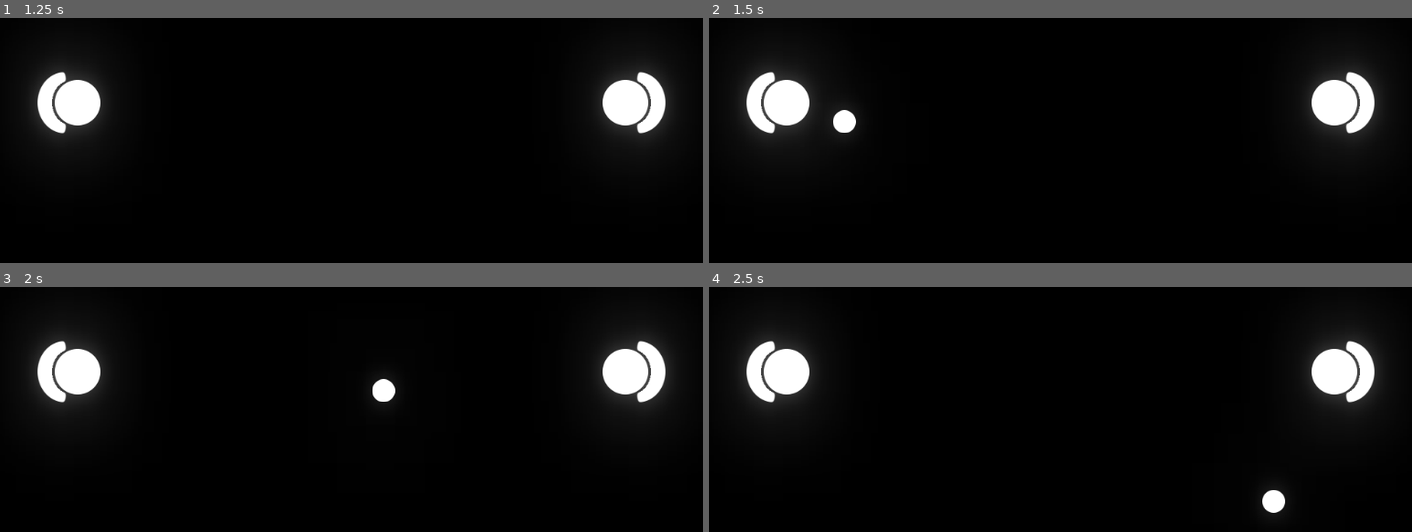
Above: before the commit, frames 1-4 (two rows, left to right).
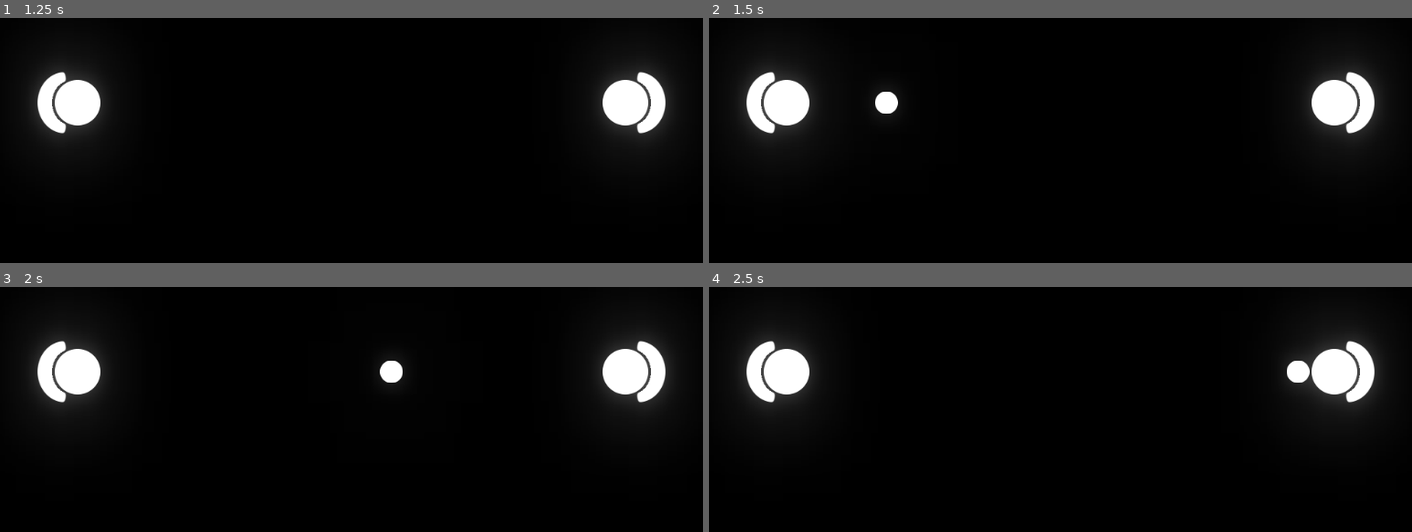
Above: after the commit, the same moments.

Repository: MenesesGHZ/PongPing
Game: Godot game, scene res://src/game/game.tscn
Same seed, same stepped clock (60 frames per second), same inputs: the game is played once before the commit and once after it.
Inputs:
- Up to frame 1 (1.25 s): tap Enter at 0.5 s
- Up to frame 2 (1.5 s): tap Space at 1.25 s
- Up to frame 3 (2 s): no input
- Up to frame 4 (2.5 s): no input

Frame 1 is identical in both runs. In frame 2, 0.5% of the frame differs, in the area x 17-27%, y 30-47%; in frame 3, 0.5%; in frame 4, 0.5%, in the area x 78-86%, y 30-93%.

Commit message:
add aim logic

Diff:
--- a/src/game/bullet/bullet.gd
+++ b/src/game/bullet/bullet.gd
@@ -1,17 +1,27 @@
 extends RigidBody2D
 
+var initial_impulse = 600
 var bounce_counter = 0
 var player_owner
 
+
 func _ready():
-	apply_impulse(Vector2(0,0), Vector2(500, 0))
+	pass
 
 func _process(_delta: float) -> void:
 	pass
 
 func _on_body_exited(body):
-	bounce_counter+=1
+	bounce_counter += 1
 	if bounce_counter == 3:
 		get_parent().remove_child(self)
 		player_owner._bullets.append(self)
+		linear_velocity = Vector2(0, 0)
+		rotation_degrees = 0
 		bounce_counter = 0
+
+
+func compute_impulse(rotation_degrees: float) -> Vector2:
+	var radians = rotation_degrees * PI/180
+	var impulse = Vector2(cos(radians), sin(radians))
+	return initial_impulse * impulse
--- a/src/game/bullet/bullet.tscn
+++ b/src/game/bullet/bullet.tscn
@@ -13,10 +13,9 @@
 [node name="Bullet" type="RigidBody2D"]
 physics_material_override = SubResource( 2 )
 gravity_scale = 0.0
-contacts_reported = 100
+contacts_reported = 20
 contact_monitor = true
 linear_damp = 0.0
-applied_force = Vector2( 500, 0 )
 script = ExtResource( 1 )
 __meta__ = {
 "_edit_group_": true
--- a/src/game/game.tscn
+++ b/src/game/game.tscn
@@ -41,10 +41,10 @@
 position = Vector2( -16, 300 )
 shape = SubResource( 3 )
 
-[node name="Pong" parent="World" instance=ExtResource( 1 )]
+[node name="Pong" parent="World" groups=["Players"] instance=ExtResource( 1 )]
 position = Vector2( 128, 300 )
 
-[node name="Ping" parent="World" instance=ExtResource( 1 )]
+[node name="Ping" parent="World" groups=["Players"] instance=ExtResource( 1 )]
 position = Vector2( 896, 300 )
 rotation = -3.14159
 player_type = 1
--- a/src/game/player/player.gd
+++ b/src/game/player/player.gd
@@ -32,7 +32,7 @@
 
 ## Private Variables
 var _bullets := []
-
+var lifes = 1
 
 
 ## Built-In Virtual Methods
@@ -92,5 +92,6 @@
 		return
 	var bullet = _bullets.pop_front()
 	get_parent().add_child(bullet)
-	bullet.position = position
-	bullet.rotation = 0
+	bullet.global_position = get_node("BulletSpawn").global_position
+	var impulse = bullet.compute_impulse(rotation_degrees)
+	bullet.apply_impulse(Vector2(0, 0), impulse)
--- a/src/game/player/player.tscn
+++ b/src/game/player/player.tscn
@@ -9,6 +9,12 @@
 
 [node name="Player" type="KinematicBody2D"]
 script = ExtResource( 2 )
+__meta__ = {
+"_edit_group_": true
+}
+
+[node name="BulletSpawn" type="Position2D" parent="."]
+position = Vector2( 60, 0 )
 
 [node name="Sprite" type="Sprite" parent="."]
 texture = ExtResource( 1 )
